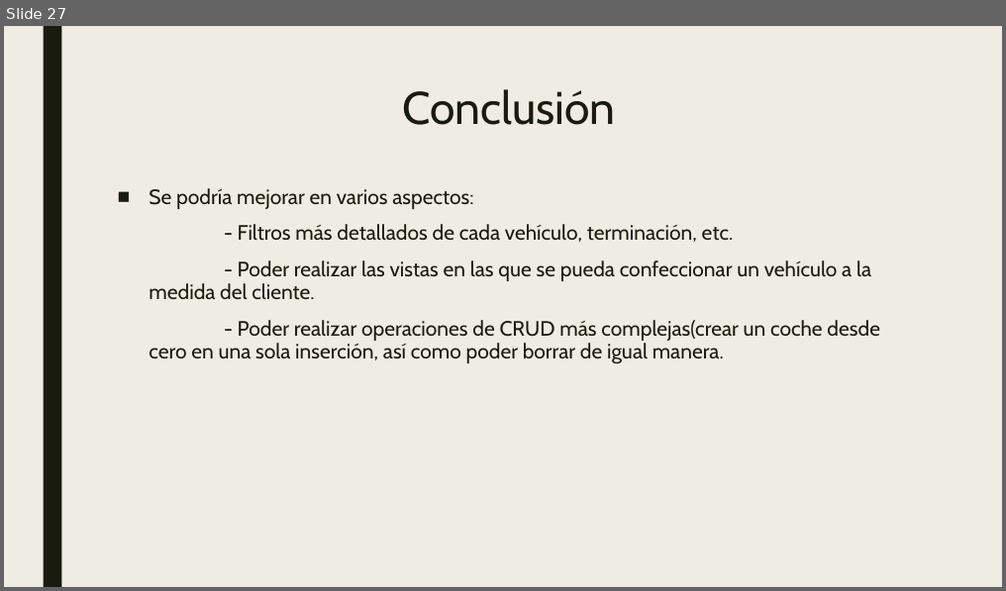
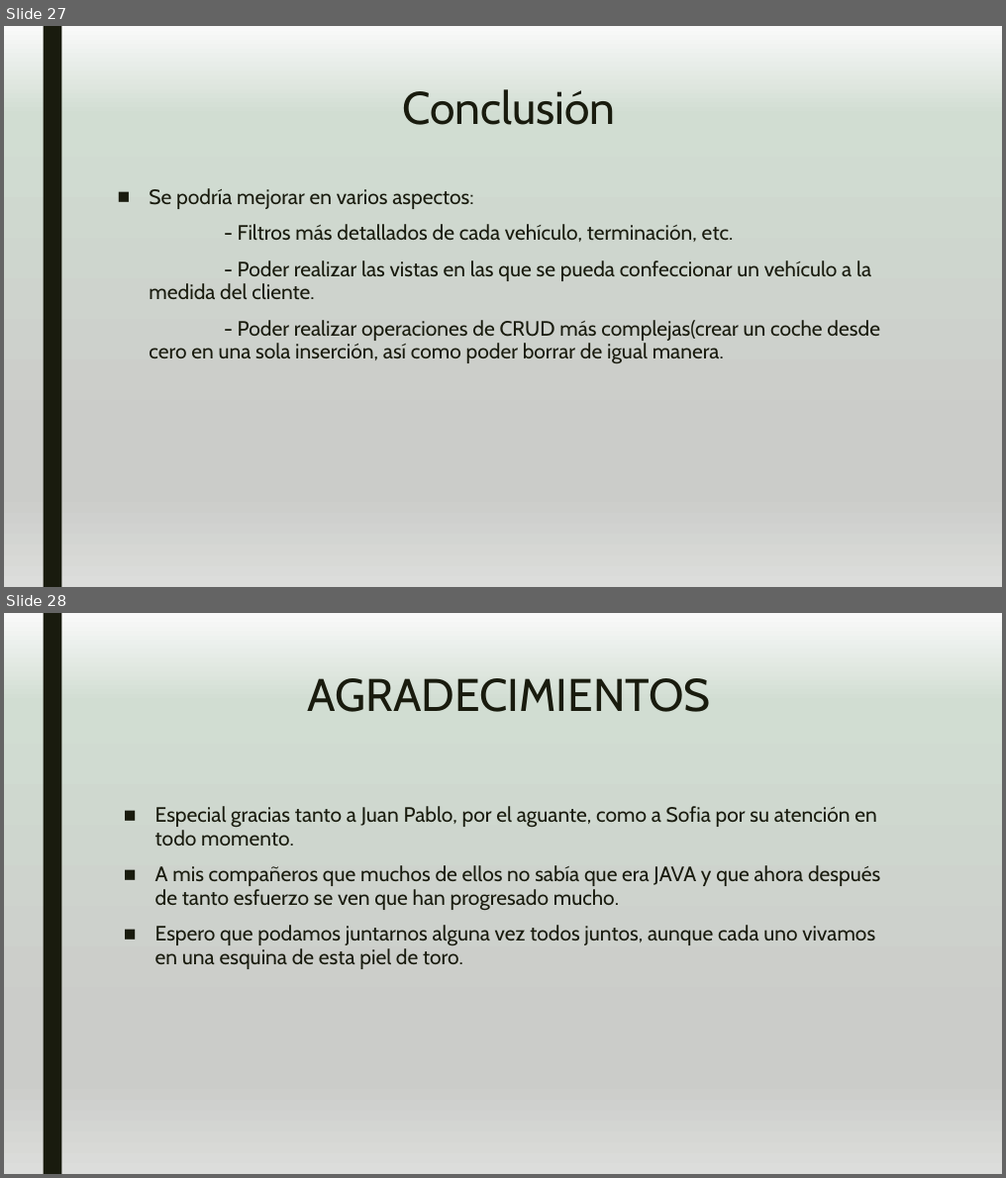
Before and after one commit to Peypa0512/Proyecto_Final, a slide deck: PROYECTO- SALAUTO.pptx. Shown one above the other, each under a label of ours: slide 27 before the commit, slides 27 and 28 after it. The pictures are 1006x591 and 1006x1178 pixels, drawn with LibreOffice and Linux fonts; fonts in the diff are those of the drawing. Boxes give left, top, right and bottom in pixels: in the first picture for what was removed or moved away, otherwise in the second. Text is boxed around its words. In the diff, an @@ line names an element or a change of style, - is before the commit and + after.

```diff
--- a/PROYECTO- SALAUTO.pptx
+++ b/PROYECTO- SALAUTO.pptx
@@ slide 28 added at bbox=[4, 613, 1002, 1174], background gradient #F9F9F9 to #D1DDD2 to #CBCCC9 to #DCDDDB; not listed: 1 template element that a slide beside it also shows @@
@@ title added at bbox=[308, 678, 711, 712], 44 pt, text #191B0E @@
+AGRADECIMIENTOS
@@ text added at bbox=[155, 806, 880, 969], 20 pt, text #191B0E @@
+■ Especial gracias tanto a Juan Pablo, por el aguante, como a Sofia por su atención en todo momento.
+■ A mis compañeros que muchos de ellos no sabía que era JAVA y que ahora después de tanto esfuerzo se ven que han progresado mucho.
+■ Espero que podamos juntarnos alguna vez todos juntos, aunque cada uno vivamos en una esquina de esta piel de toro.
@@ slide 27 changed as well @@
@@ background #EFEDE3 to gradient #F9F9F9 to #D1DDD2 to #CBCCC9 to #DCDDDB @@
```
Also in this commit, not shown: 27 other slides changed.
